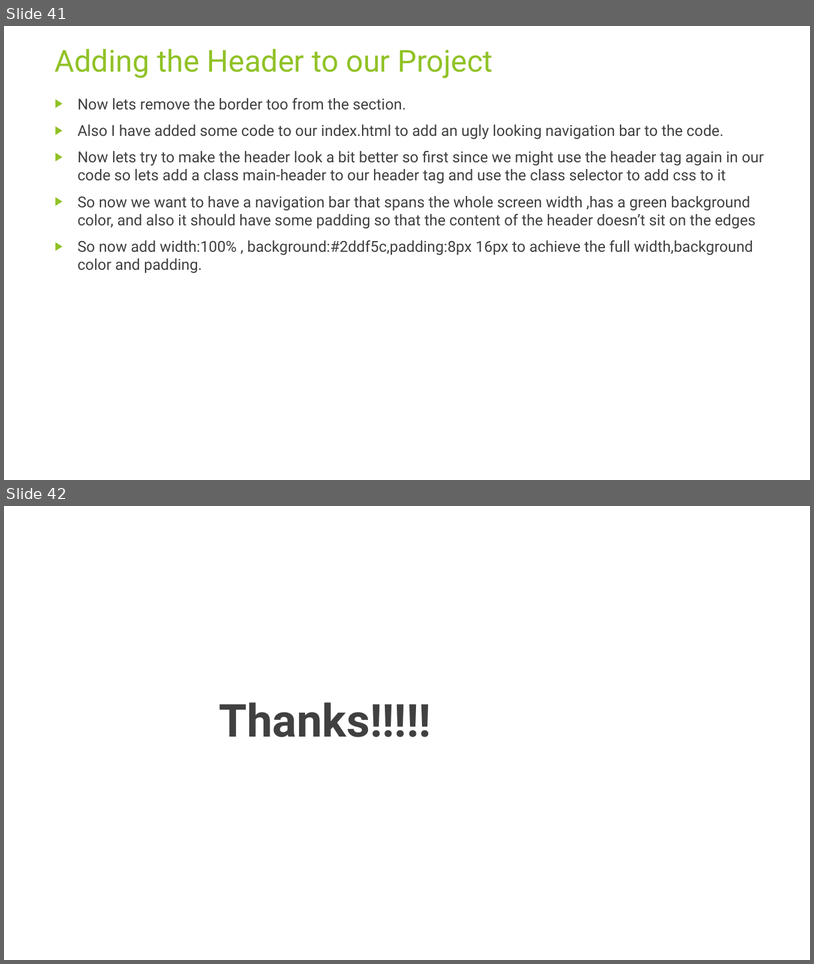
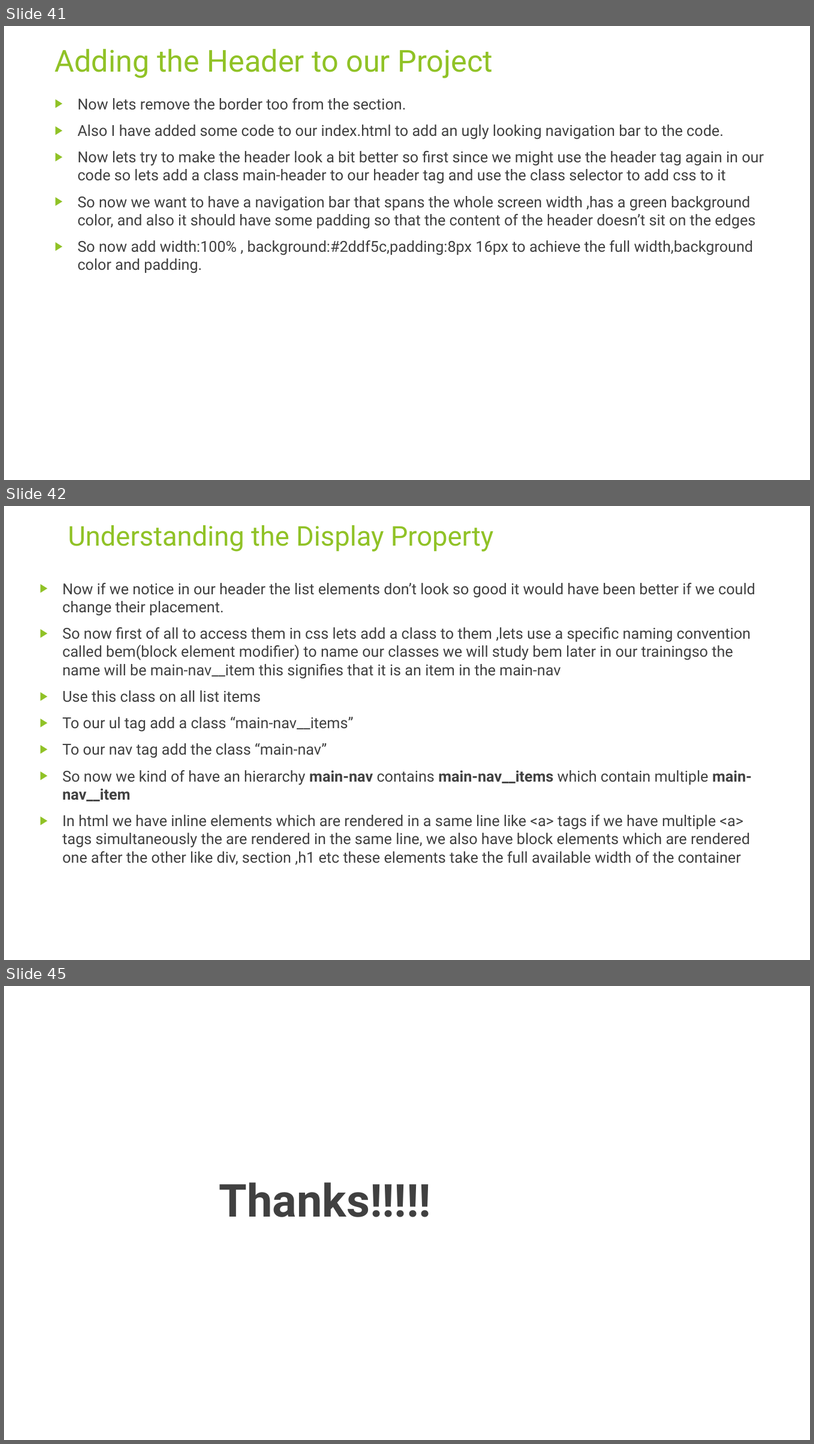
Before and after one commit to rudhrainfogain/CSS, a slide deck: PPT/Css-v3.pptx. Shown one above the other, each under a label of ours: slides 41 and 42 before the commit, slides 41, 42 and 45 after it; the slides between them are not shown. The pictures are 814x964 and 814x1444 pixels, drawn with LibreOffice and Linux fonts; fonts in the diff are those of the drawing. Boxes give left, top, right and bottom in pixels: in the first picture for what was removed or moved away, otherwise in the second. Text is boxed around its words. In the diff, an @@ line names an element or a change of style, - is before the commit and + after.

Commit message:
Understanding the Display Property

```diff
--- a/PPT/Css-v3.pptx
+++ b/PPT/Css-v3.pptx
@@ slide 42 added at [4,506,810,960], background #FFFFFF @@
@@ title added at [68,525,494,552], 32.4 pt, text #90C226 @@
+Understanding the Display Property
@@ text added at [62,583,756,865], 18 pt, text #404040 @@
+▶ Now if we notice in our header the list elements don’t look so good it would have been better if we could change their placement.
+▶ So now first of all to access them in css lets add a class to them ,lets use a specific naming convention called bem(block element modifier) to name our classes we will study bem later in our trainingso the name will be main-nav__item this signifies that it is an item in the main-nav
+▶ Use this class on all list items
+▶ To our ul tag add a class “main-nav__items”
+▶ To our nav tag add the class “main-nav”
+▶ So now we kind of have an hierarchy main-nav contains main-nav__items which contain multiple main-nav__item
+▶ In html we have inline elements which are rendered in a same line like <a> tags if we have multiple <a> tags simultaneously the are rendered in the same line, we also have block elements which are rendered one after the other like div, section ,h1 etc these elements take the full available width of the container
@@ what was slide 42 is now slide 45 @@
```
Also in this commit, not shown: 2 other slides added, 2 other files.
